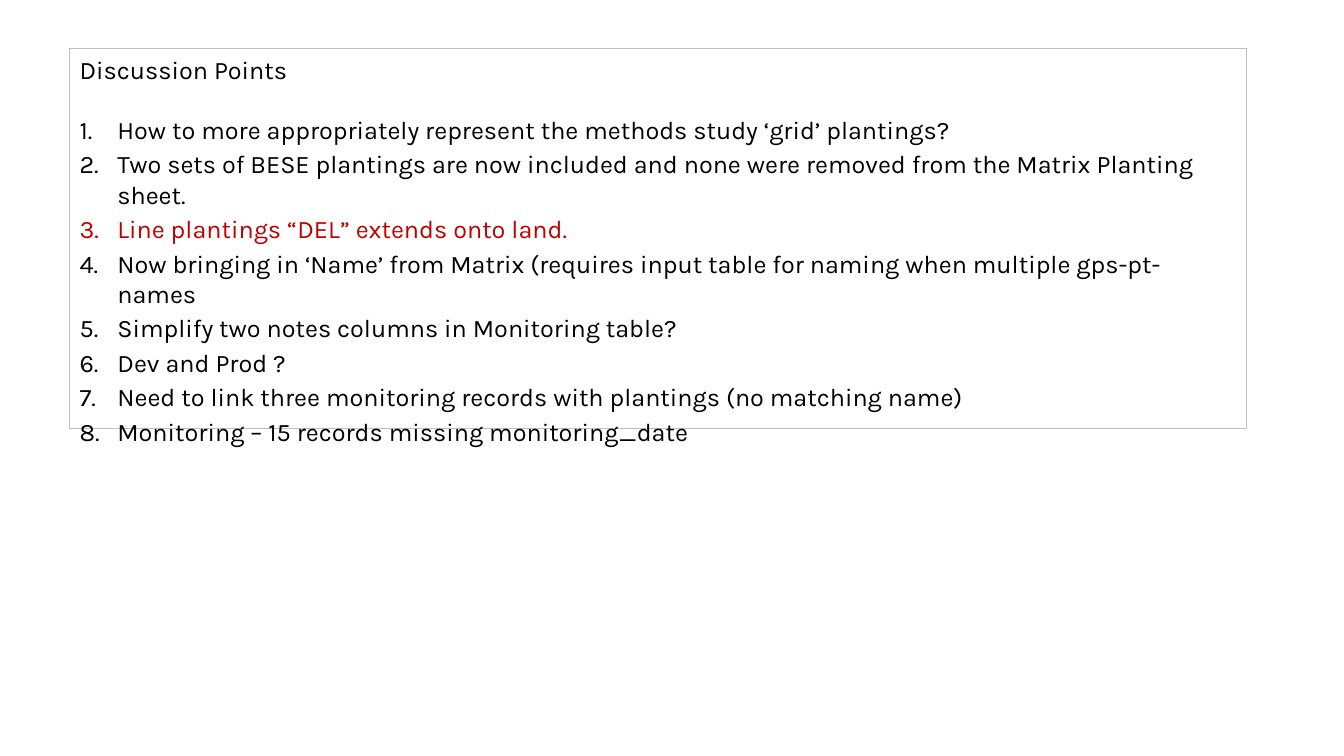
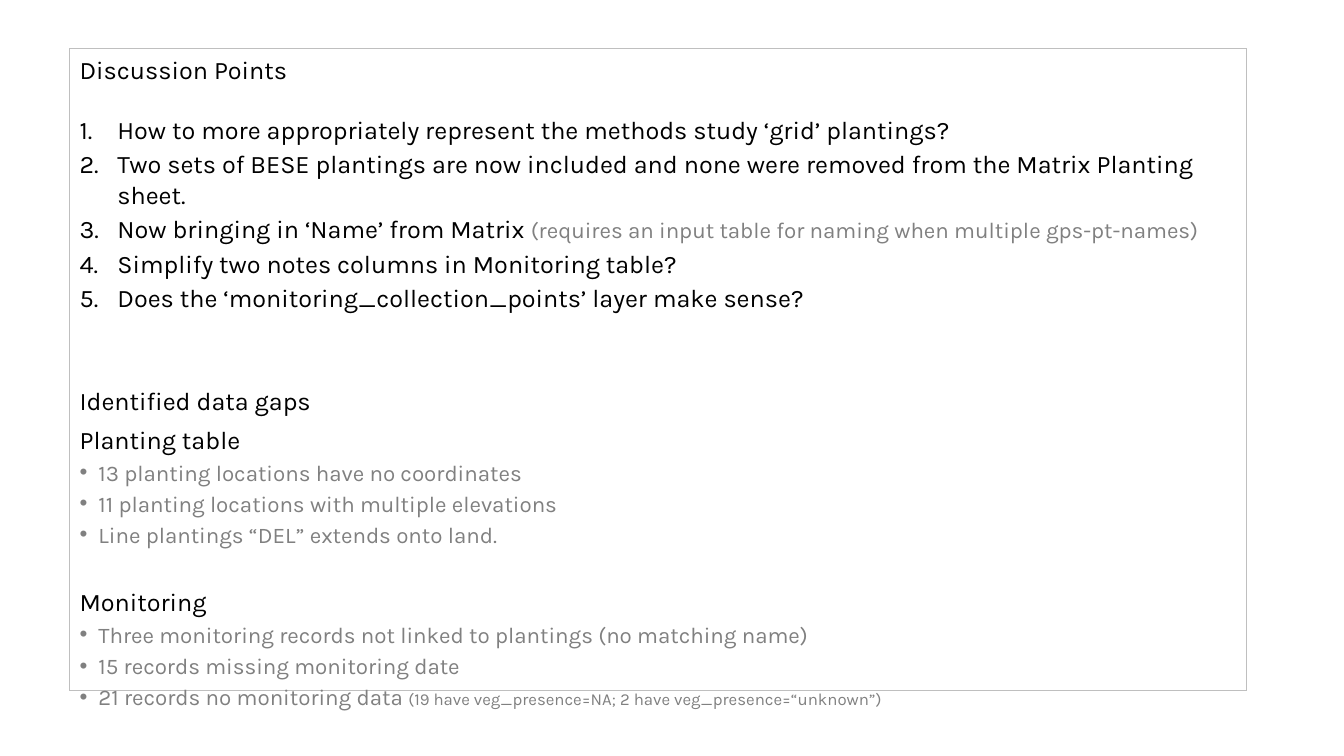
Before and after one commit to WA-Nearshore/seagrass-restoration-processing, a slide deck: slide 19 of docs/seagrass_restoration_storymap_notes.pptx. Drawn at 1344x756 pixels with LibreOffice and Linux fonts; fonts in the diff are those of the drawing. Boxes give left, top, right and bottom in pixels: in the first picture for what was removed or moved away, otherwise in the second. Text is boxed around its words. In the diff, an @@ line names an element or a change of style, - is before the commit and + after.

Commit message:
Completed create monitoring. Extracts all writes to move to boundary. Needs debugging.

```diff
--- a/docs/seagrass_restoration_storymap_notes.pptx
+++ b/docs/seagrass_restoration_storymap_notes.pptx
@@ rectangle "Discussion Points": place and size @@
-rectangle "Discussion Points" at bbox=[70, 49, 1246, 430]
+rectangle "Discussion Points" at bbox=[70, 49, 1246, 692]
@@ text in rectangle at bbox=[80, 220, 1198, 518]: paragraphs added @@
+3. Now bringing in ‘Name’ from Matrix (requires an input table for naming when multiple gps-pt-names)
+4. Simplify two notes columns in Monitoring table?
+5. Does the ‘monitoring_collection_points’ layer make sense?
+Identified data gaps
+Planting table
+• 13 planting locations have no coordinates
+• 11 planting locations with multiple elevations
@@ text in rectangle at bbox=[98, 528, 497, 549]: size 18 to 16 pt, text colour #C00000 to #808080 in "Line plantings “DEL” extends onto land."; bullet 1. to • @@
@@ text in rectangle at bbox=[80, 593, 808, 705]: text changed; size 18 to 16 pt; text colour #000000 to #808080 @@
-4. Now bringing in ‘Name’ from Matrix (requires input table for naming when multiple gps-pt-names
-5. Simplify two notes columns in Monitoring table?
-6. Dev and Prod ?
-7. Need to link three monitoring records with plantings (no matching name)
-8. Monitoring – 15 records missing monitoring_date
+Monitoring
+• Three monitoring records not linked to plantings (no matching name)
+• 15 records missing monitoring date
+• 21 records no monitoring data (19 have veg_presence=NA; 2 have veg_presence=“unknown”)
```
Also in this commit, not shown: 5 other slides changed, 9 other files.
